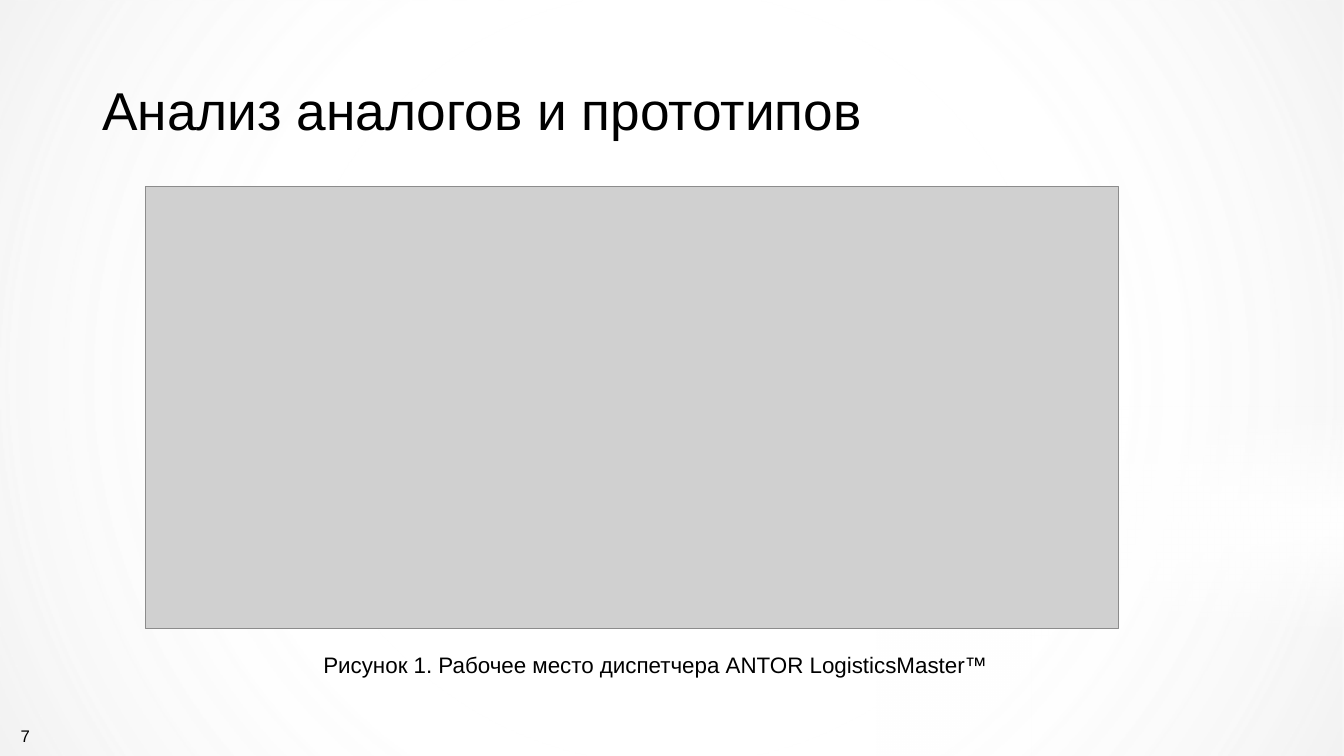
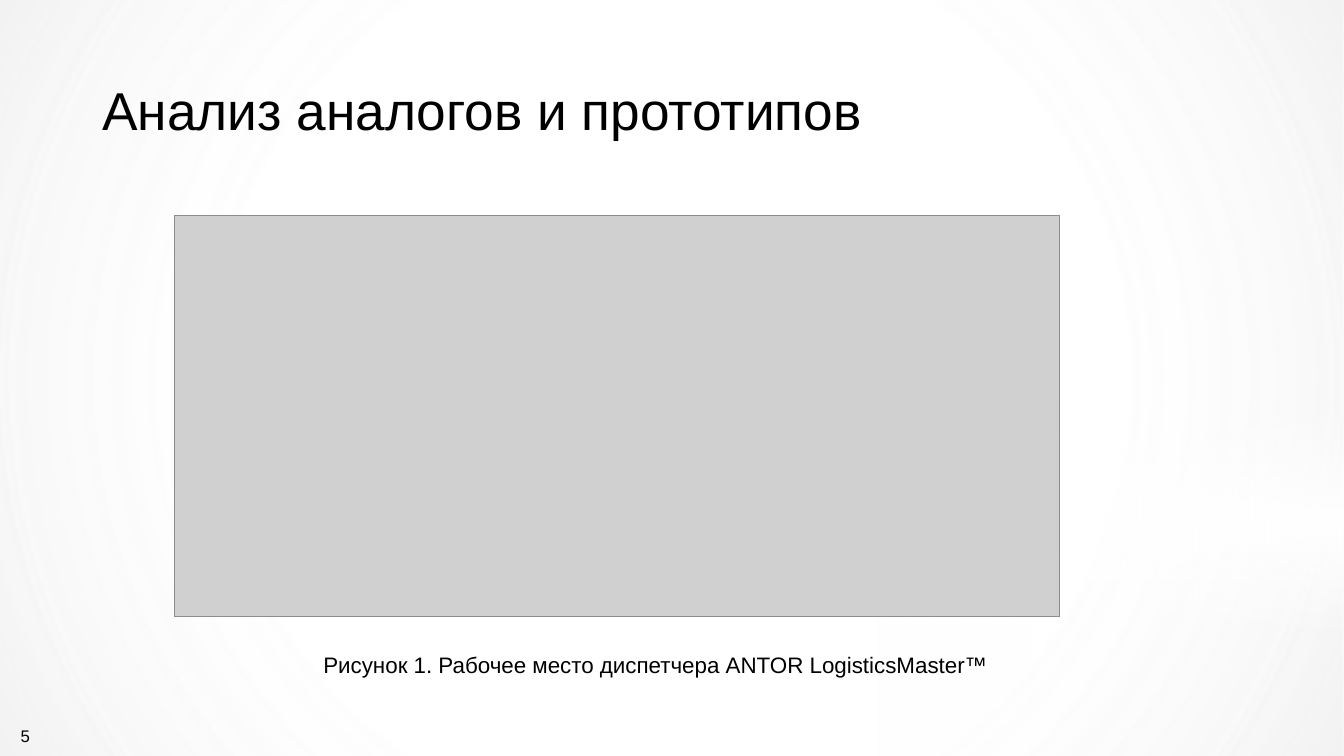
Before and after one commit to kirasmir2/VKR, a slide deck: slide 5 of Презентация ВКР.pptx (slide 7 before the commit). Drawn at 1344x756 pixels with LibreOffice and Linux fonts; fonts in the diff are those of the drawing; grey boxes stand for pictures; background and template pictures are left out. Boxes give left, top, right and bottom in pixels: in the first picture for what was removed or moved away, otherwise in the second. Text is boxed around its words. In the diff, an @@ line names an element or a change of style, - is before the commit and + after.

```diff
--- a/Презентация ВКР.pptx
+++ b/Презентация ВКР.pptx
@@ picture: place and size @@
-picture at [145,187,1119,628]
+picture at [175,215,1060,618]
@@ page number at [21,730,30,742]: text changed @@
-7
+5
```
Also in this commit, not shown: 8 other slides changed, 2 slides added, 48 other files.
